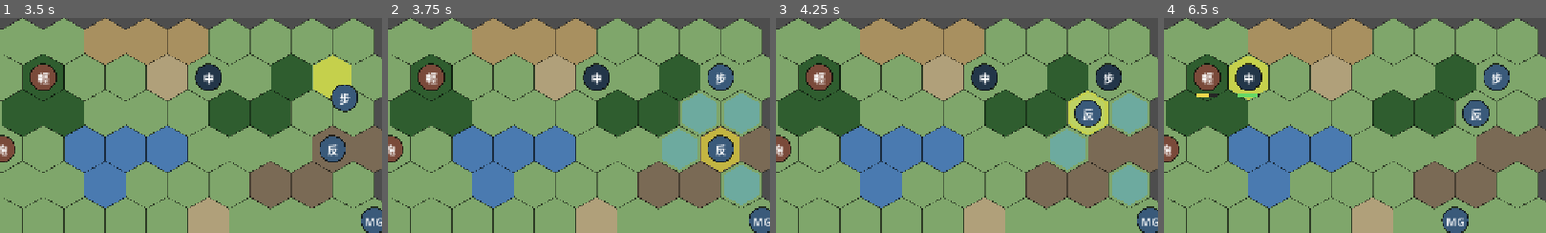
Above: before the commit, frames 1-4 (left to right).
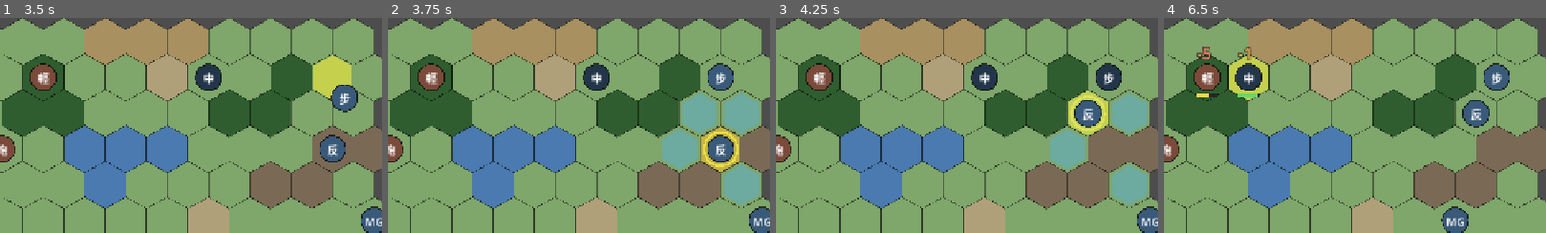
Above: after the commit, the same moments.

Repository: Fischer-Zhang/WorldWarII
Game: Godot game, scene res://scenes/main_menu.tscn
Same seed, same stepped clock (60 frames per second), same inputs: the game is played once before the commit and once after it.
Inputs (mouse positions are % of the whole screen's width and height, from its top left):
- Up to frame 1 (3.5 s): click "開始戰役" at 0.5 s; click "00_sandbox — 沙盒測試地圖" at 1.25 s; click "開始戰鬥" at 2 s; click "結束 Axis 回合 (T1)" at 2.75 s
- Up to frame 2 (3.75 s): move the mouse to (72, 45) at 3.52 s; click (72, 45) at 3.67 s
- Up to frame 3 (4.25 s): no input
- Up to frame 4 (6.5 s): drag from (30, 55) to (45, 70) at 4.27 s; move the mouse to (60, 28) at 5.02 s; click (60, 28) at 5.17 s; click "結束 Axis 回合 (T2)" at 5.75 s
The pictures show only the part of the screen within x 27-77%, y 15-65%; the shares and areas given below are measured in that part.

Frame 1 is identical in both runs. In frame 2, 0.3% of the frame differs, in the area x 82-92%, y 52-70%; in frame 3, 0.3%, in the area x 77-87%, y 36-53%; in frame 4, 0.3%.

Commit message:
UX polish: damage popups, death animation, selection pulse
Three "game-feels-alive" touches that read clearly on screenshots:

- Floating damage number (DamagePopup): when a hit lands, a red "-N"
  rises and fades over the target. Counter damage shows in orange over
  the attacker. Skips when amount==0.
- Death animation: dying units flash red briefly then fade alpha to 0
  over ~0.55s before queue_free. Game state (occupancy, units array)
  is still cleared immediately so the dead unit doesn't block moves.
- Selection pulse: the currently-selected unit gets a yellow halo that
  pulses (sin-driven alpha). _process only runs while selected, so it
  costs nothing for idle units.

All three are scene-only effects; game logic, AI flow and tests are
untouched. Tests still 20/20 pass.

Co-Authored-By: Claude Opus 4.7 (1M context) <noreply@anthropic.com>

Diff:
--- a/scripts/battle.gd
+++ b/scripts/battle.gd
@@ -185,7 +185,10 @@
 			_deselect()
 
 func _select_unit(unit: Unit) -> void:
+	if selected_unit != null and selected_unit != unit:
+		selected_unit.set_selected(false)
 	selected_unit = unit
+	unit.set_selected(true)
 	phase = Phase.UNIT_SELECTED
 	_update_info_panel_for_unit(unit)
 	if unit.has_moved:
@@ -226,18 +229,20 @@
 	)
 
 	defender.take_damage(result.damage_to_defender)
+	DamagePopup.spawn(hex_map, defender.position, result.damage_to_defender)
 	var msg := "%s → %s 造成 %d" % [attacker.display_name, defender.display_name, result.damage_to_defender]
 	if result.counter_damage > 0:
 		attacker.take_damage(result.counter_damage)
+		DamagePopup.spawn(hex_map, attacker.position, result.counter_damage, Color(1.0, 0.75, 0.4))
 		msg += ",反擊 %d" % result.counter_damage
 
 	if not defender.is_alive():
 		hex_map.unregister_unit(defender)
-		defender.queue_free()
+		defender.play_death_animation()
 		msg += " — %s 陣亡" % defender.display_name
 	if not attacker.is_alive():
 		hex_map.unregister_unit(attacker)
-		attacker.queue_free()
+		attacker.play_death_animation()
 		msg += " — %s 陣亡" % attacker.display_name
 	else:
 		attacker.has_attacked = true
@@ -255,6 +260,8 @@
 		_handle_game_over(winner)
 
 func _deselect() -> void:
+	if selected_unit != null:
+		selected_unit.set_selected(false)
 	selected_unit = null
 	movement_range.clear()
 	attack_targets.clear()
--- /dev/null
+++ b/scripts/ui/damage_popup.gd
@@ -0,0 +1,37 @@
+class_name DamagePopup
+extends RefCounted
+
+# Spawns a transient floating damage number that rises and fades.
+# Pure static helper — no scene file needed.
+
+const RISE_DISTANCE := 56.0
+const TOTAL_DURATION := 0.9
+const FADE_DURATION := 0.6
+const FADE_DELAY := 0.3
+
+static func spawn(
+	parent: Node,
+	world_pos: Vector2,
+	amount: int,
+	color: Color = Color(1.0, 0.55, 0.45),
+) -> void:
+	if amount <= 0:
+		return
+	var label := Label.new()
+	label.text = "-%d" % amount
+	label.add_theme_font_size_override("font_size", 28)
+	label.add_theme_color_override("font_color", color)
+	label.add_theme_color_override("font_outline_color", Color(0, 0, 0, 0.9))
+	label.add_theme_constant_override("outline_size", 6)
+	# Center horizontally above the target
+	label.position = world_pos + Vector2(-18.0, -48.0)
+	label.z_index = 100
+	parent.add_child(label)
+
+	var tween := label.create_tween()
+	tween.set_parallel(true)
+	tween.tween_property(
+		label, "position:y", label.position.y - RISE_DISTANCE, TOTAL_DURATION
+	).set_trans(Tween.TRANS_QUAD).set_ease(Tween.EASE_OUT)
+	tween.tween_property(label, "modulate:a", 0.0, FADE_DURATION).set_delay(FADE_DELAY)
+	tween.chain().tween_callback(label.queue_free)
--- a/scripts/units/unit.gd
+++ b/scripts/units/unit.gd
@@ -24,6 +24,8 @@
 var max_hp: int = 0
 var has_moved: bool = false
 var has_attacked: bool = false
+var selected: bool = false
+var dying: bool = false
 
 signal moved(new_coord: Vector2i)
 
@@ -65,7 +67,32 @@
 	hp = max(0, hp - amount)
 	queue_redraw()
 
+func set_selected(s: bool) -> void:
+	selected = s
+	set_process(s)  # only redraw constantly while pulsing
+	queue_redraw()
+
+func play_death_animation() -> void:
+	# Visual-only: caller already cleared this unit from game-state.
+	dying = true
+	var tween := create_tween()
+	tween.tween_property(self, "modulate", Color(1.4, 0.4, 0.4, 1.0), 0.12)
+	tween.tween_property(self, "modulate:a", 0.0, 0.42).set_trans(Tween.TRANS_QUAD)
+	tween.tween_callback(queue_free)
+
+func _process(_delta: float) -> void:
+	if selected:
+		queue_redraw()
+
 func _draw() -> void:
+	# Selection ring (pulsing yellow halo) drawn behind everything else
+	if selected and not dying:
+		var pulse: float = (sin(Time.get_ticks_msec() * 0.006) + 1.0) * 0.5
+		var ring_alpha: float = 0.45 + pulse * 0.35
+		draw_arc(
+			Vector2.ZERO, RADIUS + 6.0, 0, TAU, 32,
+			Color(1.0, 0.95, 0.3, ring_alpha), 3.5
+		)
 	# Faction-colored circle
 	var fill_color := faction_color
 	if is_done_for_turn():
